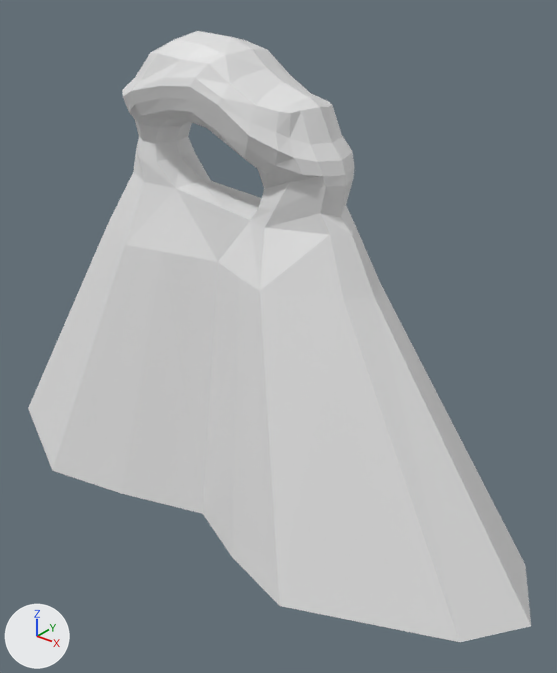
Two versions of the Blender file StarFoxUnity/Assets/Models/Obstacle.blend, one commit apart.
Before and after are seen from a camera (50 mm lens) standing at (46.3, -49.9, 16.1) and looking at (5.1, 1.6, -15.9). Every picture has the same lights, and +X, +Y and +Z are marked at lower left.

The scene before the commit, as lines of its bpy script (objects in view):
```python
me_plane = bpy.data.meshes.new('Plane')
me_plane.from_pydata(...)  # 231 vertices, 229 faces; spans x -31.6..33.3, y -11.8..14.1, z -33.0..10.9
me_plane.materials.append(mat_material_001)  # white #e7e7e7
ob_obstacle = bpy.data.objects.new('obstacle', me_plane)
ob_obstacle.location = (0.0, 0.0, 0.0)
```
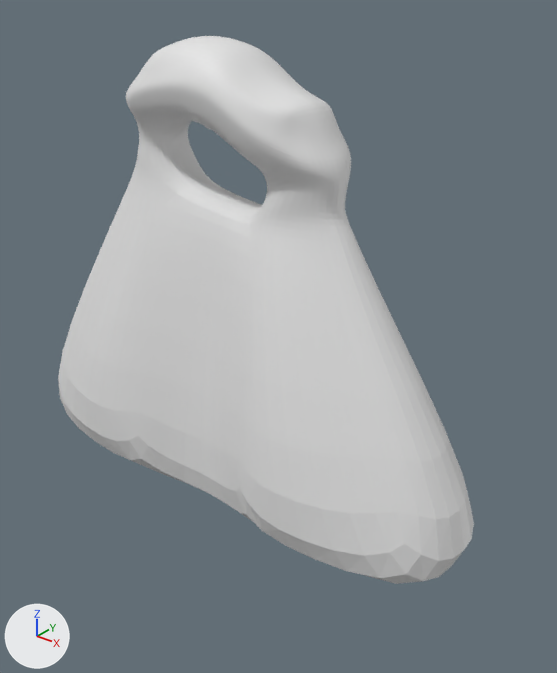
Location of each change, (x1, y1, x2, y2) in pixels of the pictures (557 x 673 px):
'obstacle', modifiers changed (17% narrower, 10% shorter): before (28, 31, 531, 642); after (58, 36, 474, 584)

What the commit changed:
Object 'obstacle' (ob_obstacle) gains a SUBSURF modifier named 'Subdivision'.
